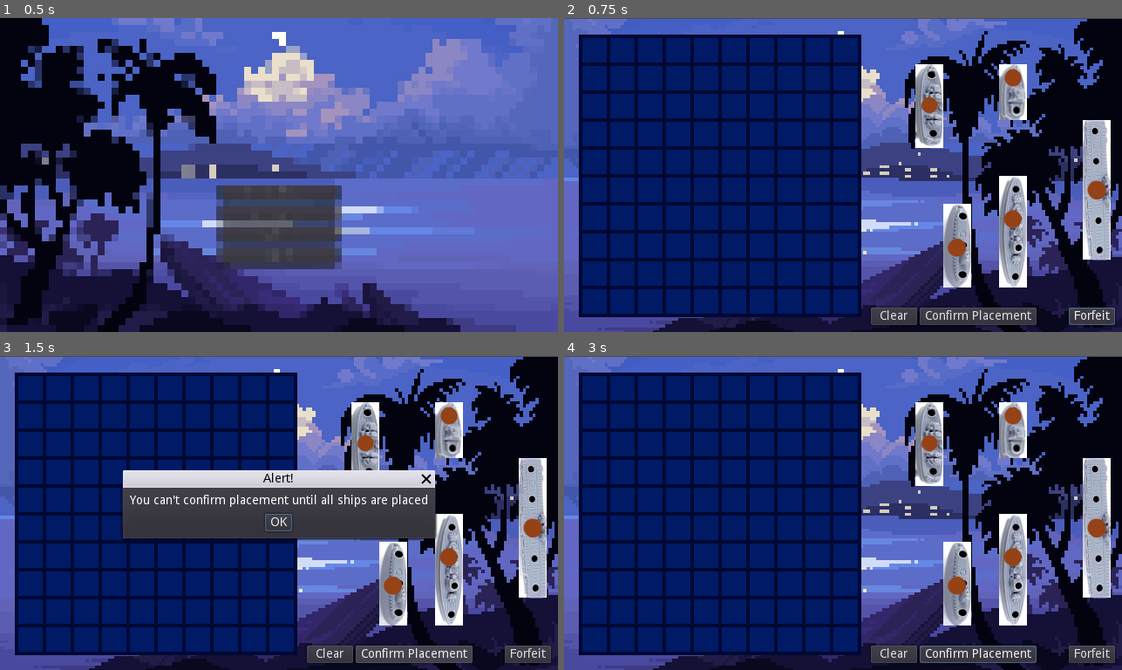
Above: before the commit, frames 1-4 (two rows, left to right).
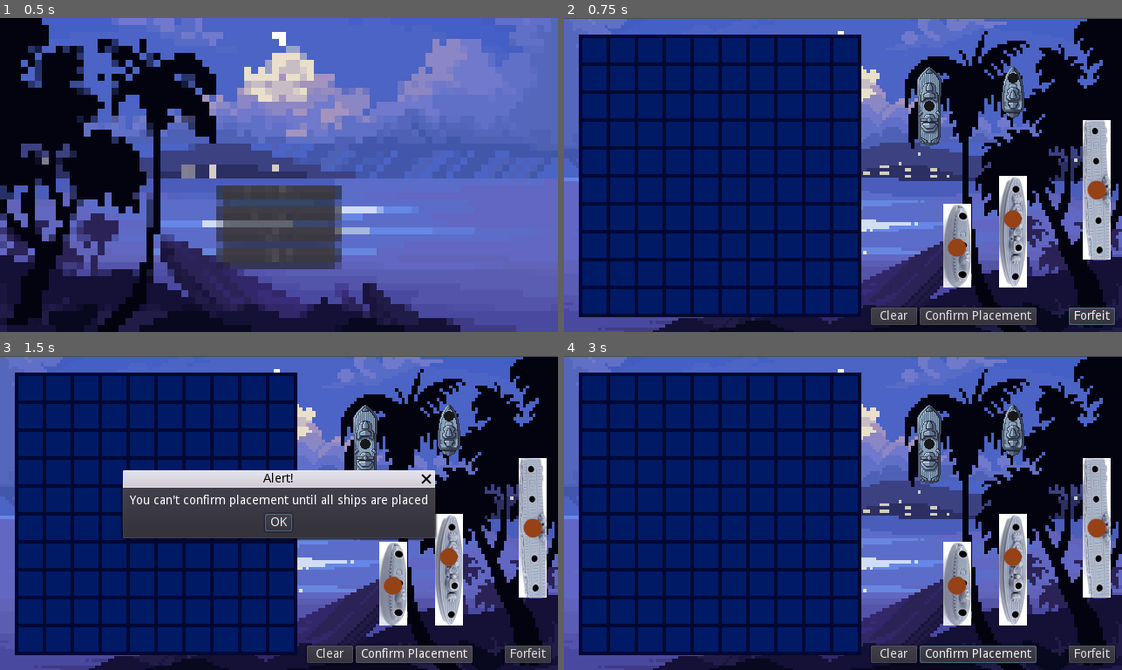
Above: after the commit, the same moments.

Repository: JohnBreaux/Boat-Battle
Game: Godot game, scene res://scenes/Main.tscn
Two runs of this game, one before a commit and one after it. Both use one fixed random seed, a clock stepped at 60 frames per second and the inputs below.
Inputs:
- Up to frame 1 (0.5 s): no input
- Up to frame 2 (0.75 s): click "Single Player" at 0.5 s
- Up to frame 3 (1.5 s): click "Confirm Placement" at 1.25 s
- Up to frame 4 (3 s): click "Confirm Placement" at 2 s; click "OK" at 2.75 s

Frame 1 is identical in both runs. In frame 2, 2.1% of the frame differs, in the area x 62-83%, y 14-42%; in frame 3, 1.8%; in frame 4, 2.1%.

Commit message:
Created Sprites for 2Ship and 3ShipA

Diff:
--- a/godot_ship/scenes/ships/2Ship.tscn
+++ b/godot_ship/scenes/ships/2Ship.tscn
@@ -1,7 +1,7 @@
 [gd_scene load_steps=4 format=2]
 
 [ext_resource path="res://script/game/moveShip.gd" type="Script" id=1]
-[ext_resource path="res://assets/game/2longShipS.png" type="Texture" id=2]
+[ext_resource path="res://assets/game/2Ship.png" type="Texture" id=2]
 
 [sub_resource type="RectangleShape2D" id=1]
 extents = Vector2( 16, 32 )
@@ -12,8 +12,8 @@
 custom_integrator = true
 script = ExtResource( 1 )
 
-[node name="2longShipS" type="Sprite" parent="."]
-position = Vector2( 0, 16 )
+[node name="2Ship_Sprite" type="Sprite" parent="."]
+position = Vector2( -0.00390625, 15.622 )
 texture = ExtResource( 2 )
 
 [node name="CollisionShape2D" type="CollisionShape2D" parent="."]
--- a/godot_ship/scenes/ships/3shipA.tscn
+++ b/godot_ship/scenes/ships/3shipA.tscn
@@ -1,7 +1,7 @@
 [gd_scene load_steps=4 format=2]
 
 [ext_resource path="res://script/game/moveShip.gd" type="Script" id=1]
-[ext_resource path="res://assets/game/3longShipAS.png" type="Texture" id=2]
+[ext_resource path="res://assets/game/3ShipA.png" type="Texture" id=2]
 
 [sub_resource type="RectangleShape2D" id=1]
 extents = Vector2( 16, 48 )
@@ -12,7 +12,8 @@
 custom_integrator = true
 script = ExtResource( 1 )
 
-[node name="3longShipAS" type="Sprite" parent="."]
+[node name="3ShipA_Sprite" type="Sprite" parent="."]
+position = Vector2( -0.0212851, 0 )
 texture = ExtResource( 2 )
 
 [node name="CollisionShape2D" type="CollisionShape2D" parent="."]
Binary file added: godot_ship/assets/game/2Ship.png
Not shown, added: godot_ship/assets/game/2Ship.png.import
Binary file added: godot_ship/assets/game/3ShipA.png
Not shown, added: godot_ship/assets/game/3ShipA.png.import
